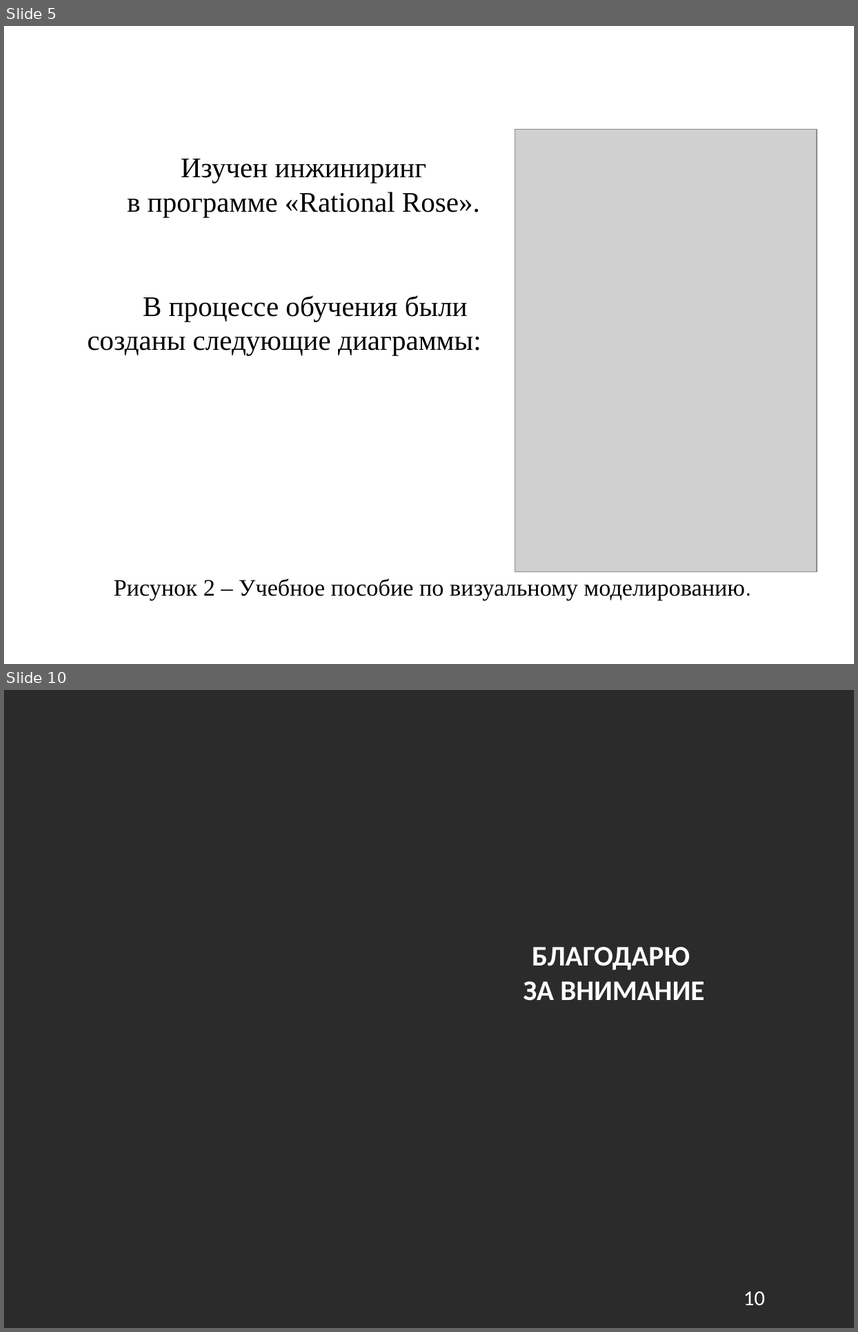
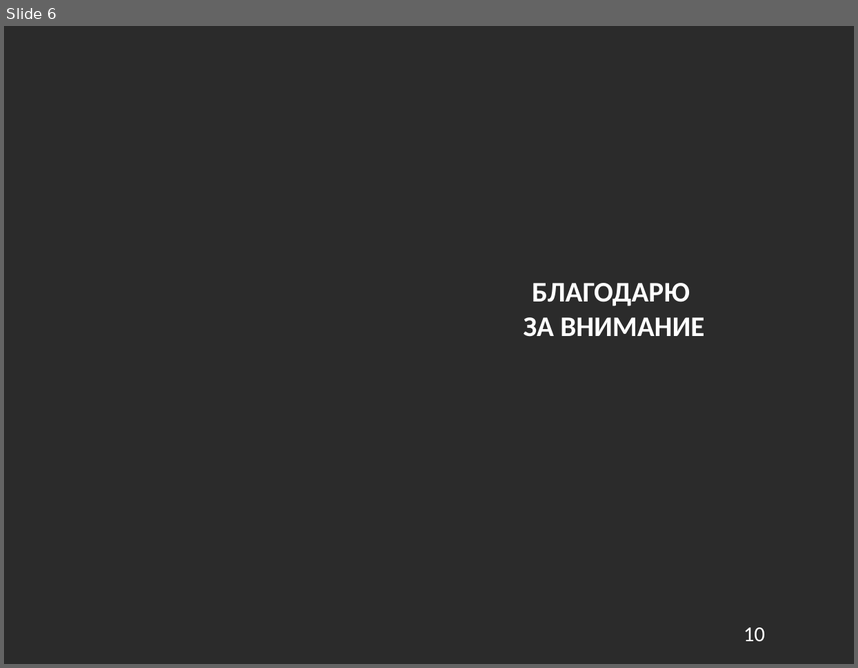
Before and after one commit to NeoWlad/Deutsch, a slide deck: Klimova_na_russkom.pptx. Shown one above the other, each under a label of ours: slides 5 and 10 before the commit, slide 6 after it; the slides between them are not shown. The pictures are 858x1332 and 858x668 pixels, drawn with LibreOffice and Linux fonts; fonts in the diff are those of the drawing; grey boxes stand for pictures; background and template pictures are left out; a plain dark background stands for a picture behind light text. Boxes give left, top, right and bottom in pixels: in the first picture for what was removed or moved away, otherwise in the second. Text is boxed around its words. In the diff, an @@ line names an element or a change of style, - is before the commit and + after.

```diff
--- a/Klimova_na_russkom.pptx
+++ b/Klimova_na_russkom.pptx
@@ slide 5 removed at <box>4,26,854,664</box>, background picture (left out) @@
@@ text removed at <box>110,26,818,122</box> @@
-Что сделано?
@@ picture removed at <box>515,129,817,572</box> @@
@@ text removed at <box>127,158,480,217</box> @@
-Изучен инжиниринг
-в программе «Rational Rose».
@@ text removed at <box>87,295,481,355</box> @@
-В процессе обучения были созданы следующие диаграммы:
@@ page number removed at <box>791,552,800,571</box> @@
-5
@@ text removed at <box>114,578,745,600</box> @@
-Рисунок 2 – Учебное пособие по визуальному моделированию.
@@ page number removed at <box>760,608,789,641</box> @@
-5
@@ what was slide 10 is now slide 6 @@
```
Also in this commit, not shown: 1 slide changed, 4 slides added, 7 other slides removed, 4 other files.
